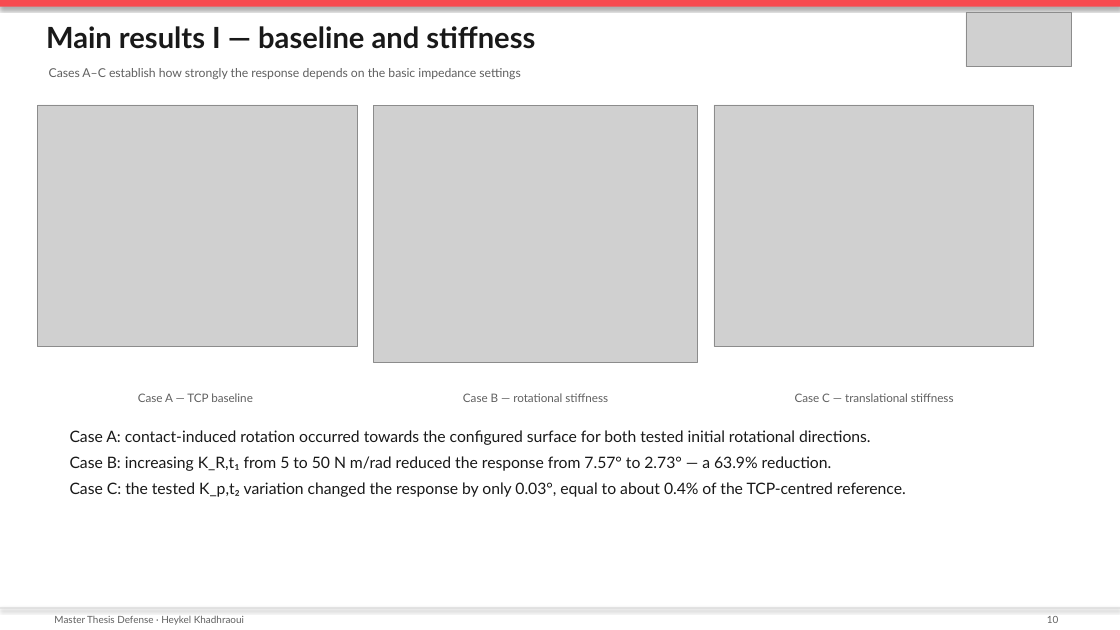
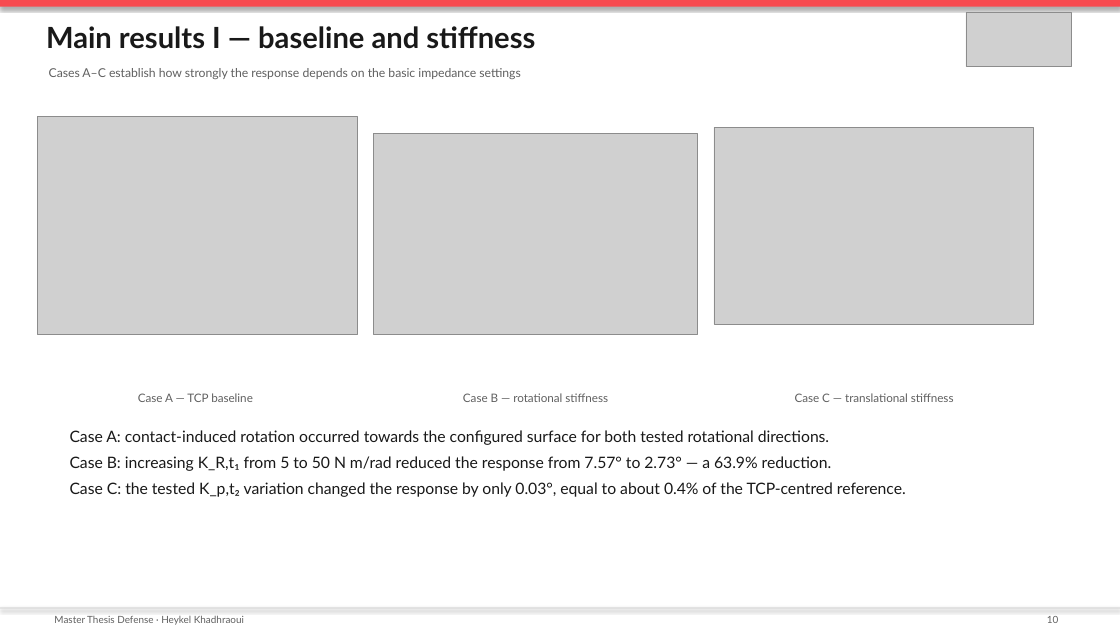
Before and after one commit to heykel95-lab/Presentation_new, a slide deck: slide 11 of two/Thesis_Presentation_Final_Package/Thesis_Presentation_Final/Thesis_Presentation_Final.pptx. Drawn at 1120x630 pixels with LibreOffice and Linux fonts; fonts in the diff are those of the drawing; grey boxes stand for pictures. Boxes give left, top, right and bottom in pixels: in the first picture for what was removed or moved away, otherwise in the second. Text is boxed around its words. In the diff, an @@ line names an element or a change of style, - is before the commit and + after.

Commit message:
Save earlier presentation package and source-figure updates

```diff
--- a/two/Thesis_Presentation_Final_Package/Thesis_Presentation_Final/Thesis_Presentation_Final.pptx
+++ b/two/Thesis_Presentation_Final_Package/Thesis_Presentation_Final/Thesis_Presentation_Final.pptx
@@ picture: place and size @@
-picture at (38, 105, 357, 347)
+picture at (38, 117, 357, 335)
@@ picture: place and size @@
-picture at (374, 105, 697, 363)
+picture at (374, 134, 697, 334)
@@ picture: place and size @@
-picture at (714, 105, 1033, 347)
+picture at (714, 128, 1033, 324)
@@ text at (70, 430, 829, 445): text changed @@
-Case A: contact-induced rotation occurred towards the configured surface for both tested initial rotational directions.
+Case A: contact-induced rotation occurred towards the configured surface for both tested rotational directions.
```
Also in this commit, not shown: 3 other slides changed, 25 other files.
